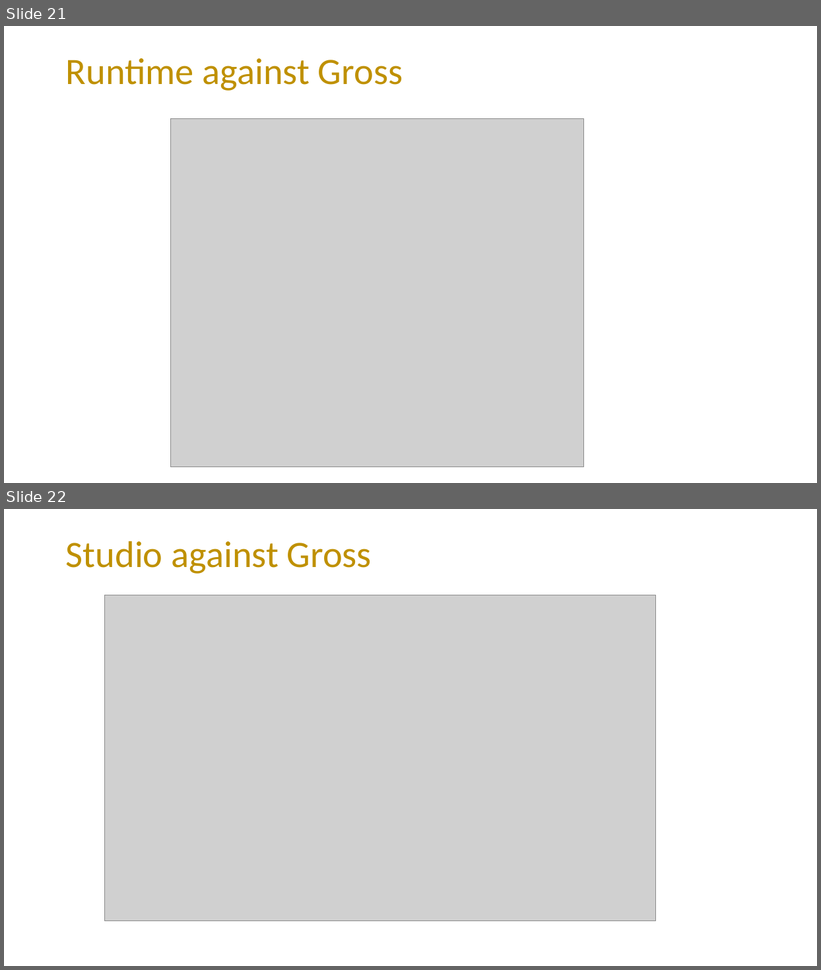
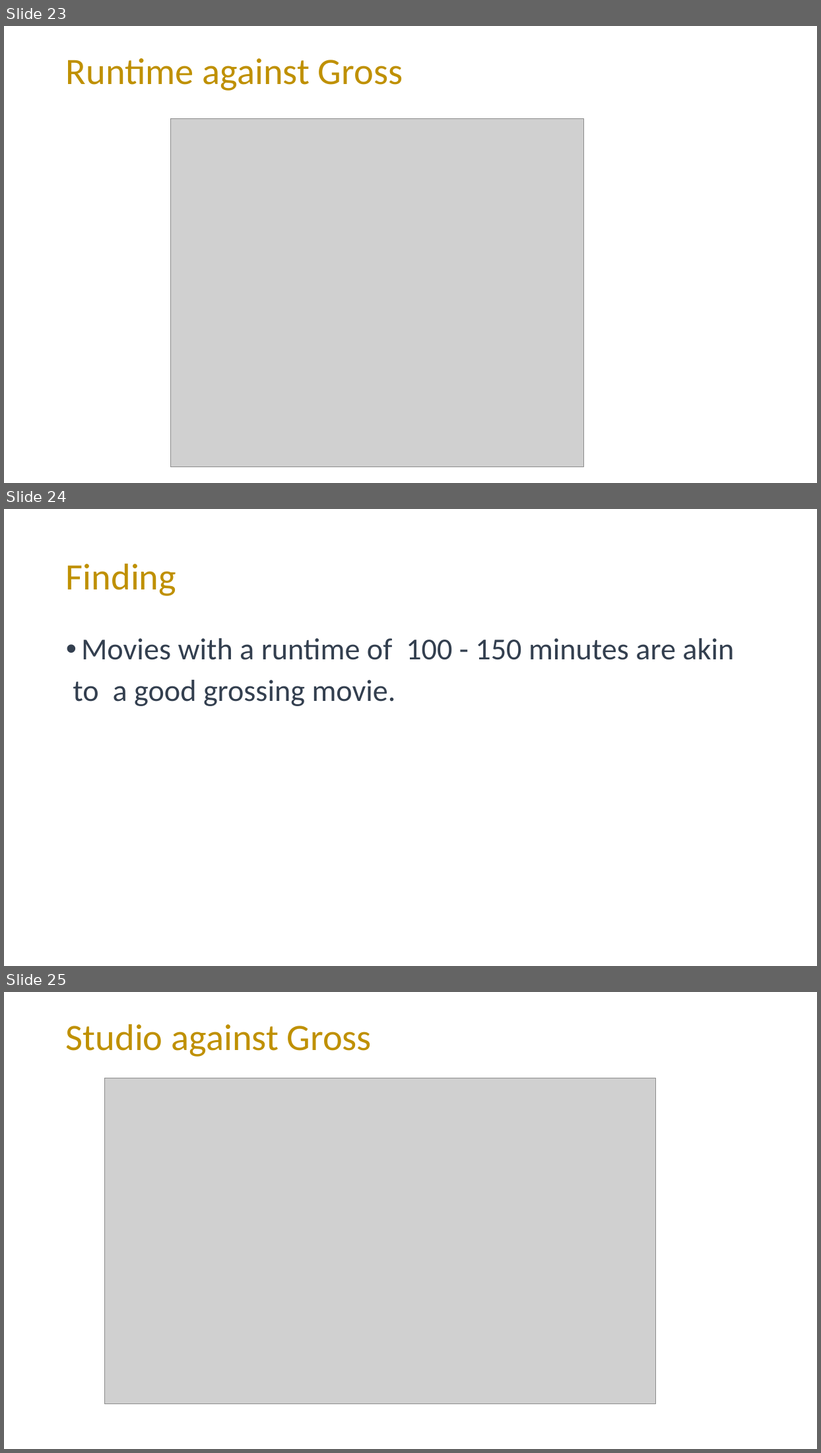
Before and after one commit to mading225/GROUP-6-PROJECT-, a slide deck: project.pptx. Shown one above the other, each under a label of ours: slides 21 and 22 before the commit, slides 23, 24 and 25 after it. The pictures are 821x970 and 821x1453 pixels, drawn with LibreOffice and Linux fonts; fonts in the diff are those of the drawing; grey boxes stand for pictures. Boxes give left, top, right and bottom in pixels: in the first picture for what was removed or moved away, otherwise in the second. Text is boxed around its words. In the diff, an @@ line names an element or a change of style, - is before the commit and + after.

Commit message:
Add findings

```diff
--- a/project.pptx
+++ b/project.pptx
@@ slide 24 added at [4, 509, 817, 966], background #FFFFFF @@
@@ title added at [66, 563, 176, 596], 44 pt, text #BF9000 @@
+Finding
@@ text added at [73, 638, 734, 706], 36 pt, text #333F50 @@
+• Movies with a runtime of 100 - 150 minutes are akin
+to a good grossing movie.
@@ what was slide 21 is now slide 23 @@
@@ what was slide 22 is now slide 25 @@
```
Also in this commit, not shown: 7 slides changed, 10 other slides added.
